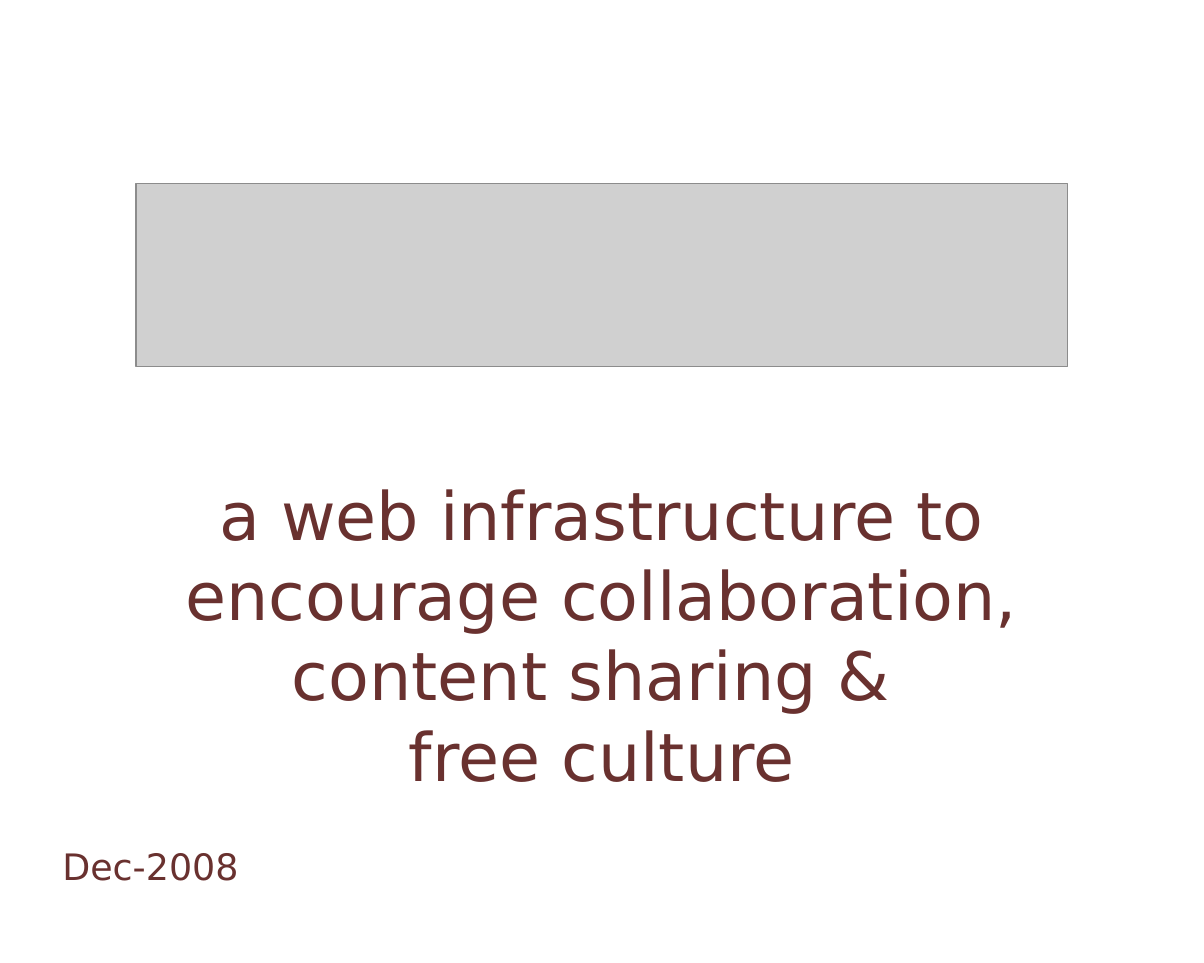
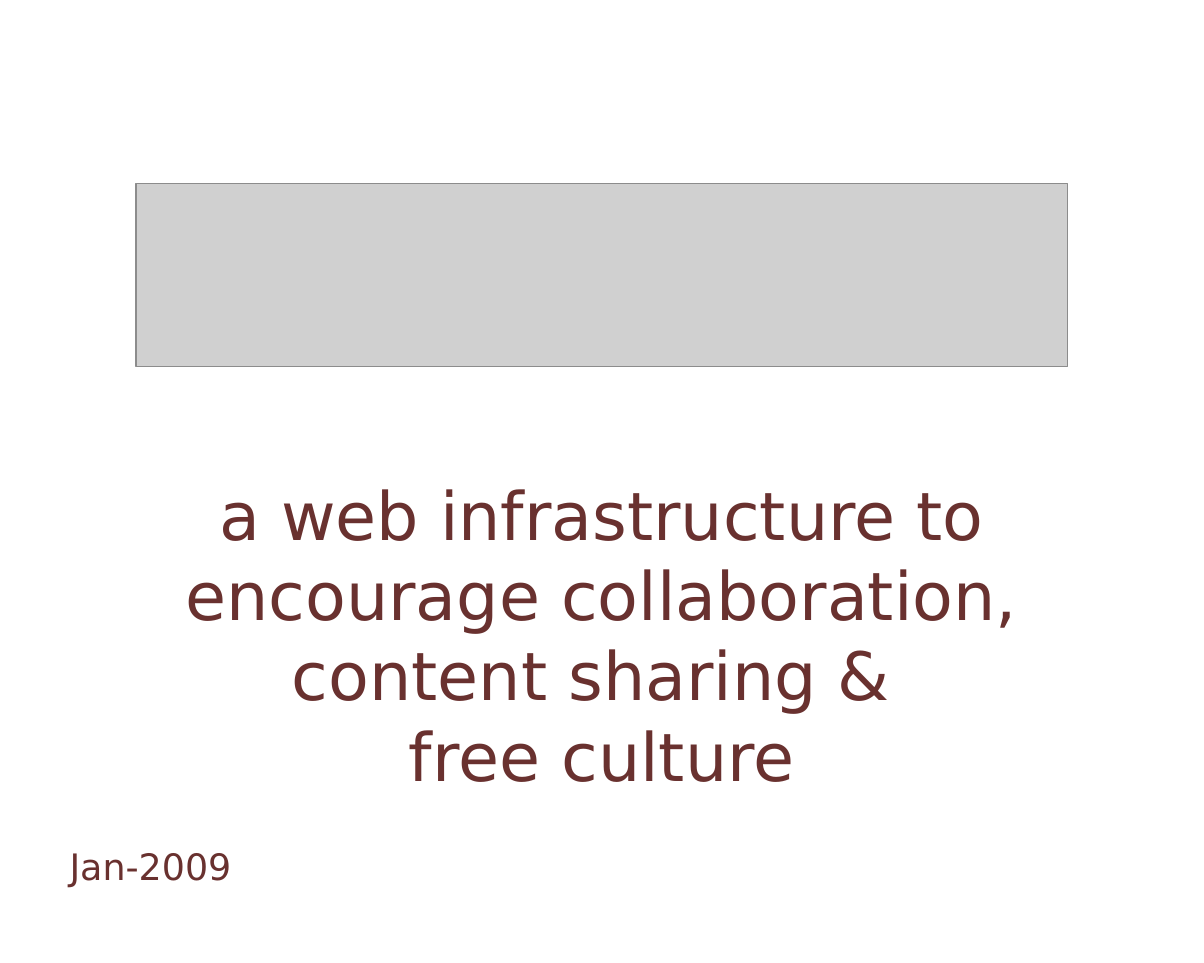
Before and after one commit to comunes/kune, a slide deck: slide 1 of doc/kune-ene-09.odp. Drawn at 1204x963 pixels with LibreOffice and Linux fonts; fonts in the diff are those of the drawing; grey boxes stand for pictures; background and template pictures are left out. Boxes give left, top, right and bottom in pixels: in the first picture for what was removed or moved away, otherwise in the second. Text is boxed around its words. In the diff, an @@ line names an element or a change of style, - is before the commit and + after.

```diff
--- a/doc/kune-ene-09.odp
+++ b/doc/kune-ene-09.odp
@@ text at bbox=[70, 853, 232, 887]: text changed @@
-Dec-2008
+Jan-2009
```
Also in this commit, not shown: 4 other slides changed, 3 slides added, 2 slides removed, 2 other files.
